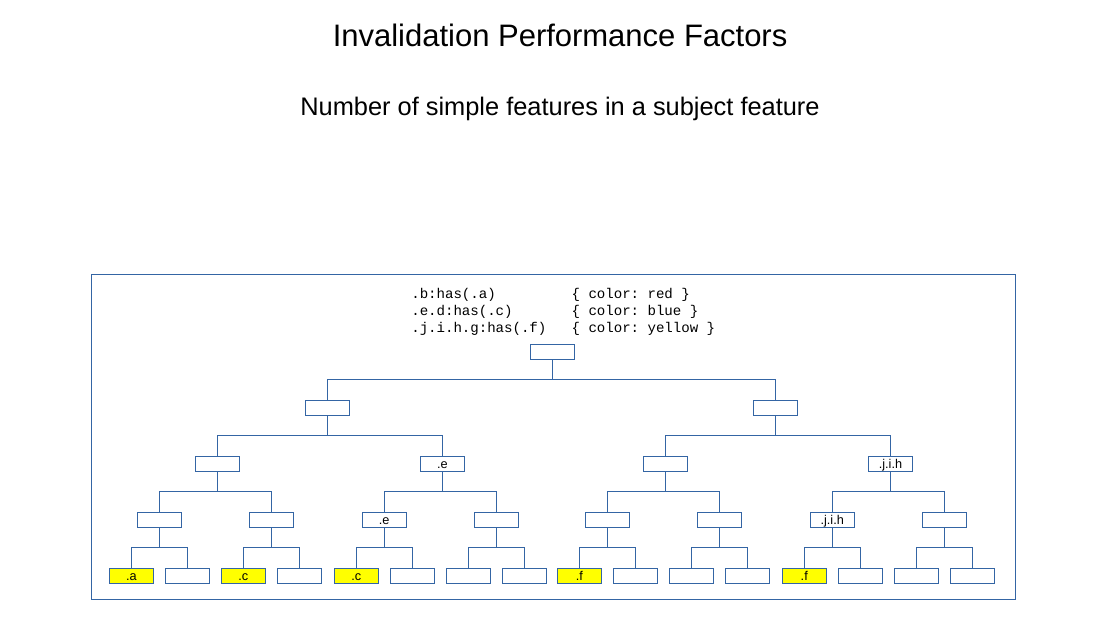
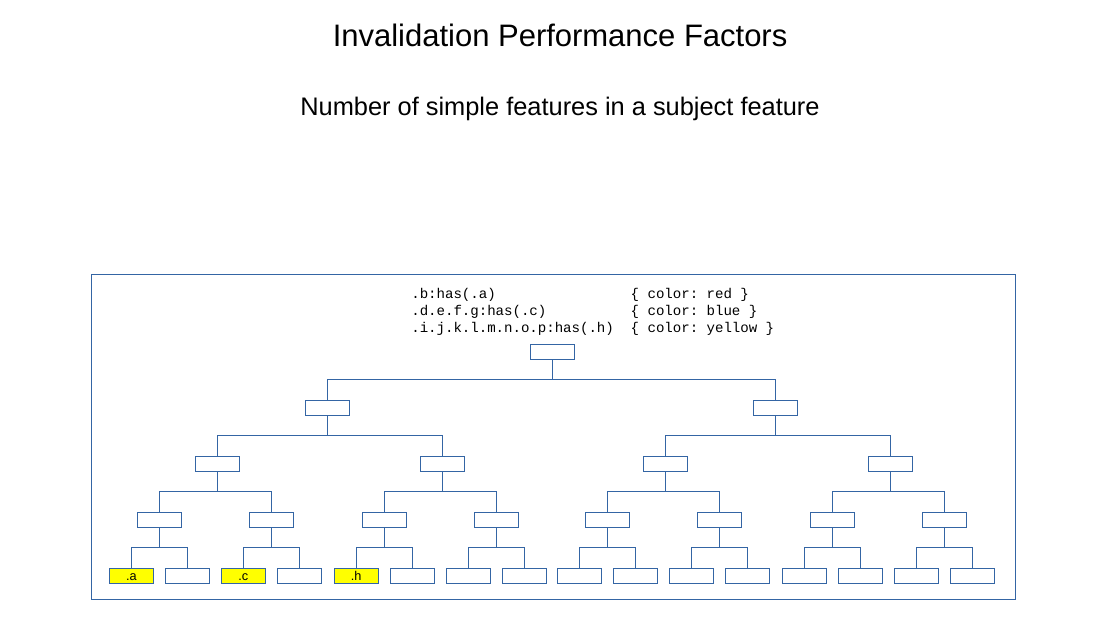
Before and after one commit to Igalia/explainers, a slide deck: slide 24 of css/has/images/has_invalidation.odp. Drawn at 1120x630 pixels with LibreOffice and Linux fonts; fonts in the diff are those of the drawing. Boxes give left, top, right and bottom in pixels: in the first picture for what was removed or moved away, otherwise in the second. Text is boxed around its words. In the diff, an @@ line names an element or a change of style, - is before the commit and + after.

```diff
--- a/css/has/images/has_invalidation.odp
+++ b/css/has/images/has_invalidation.odp
@@ text at bbox=[411, 288, 758, 335]: text changed @@
-.b:has(.a) { color: red }
-.e.d:has(.c) { color: blue }
-.j.i.h.g:has(.f) { color: yellow }
+.b:has(.a) { color: red }
+.d.e.f.g:has(.c) { color: blue }
+.i.j.k.l.m.n.o.p:has(.h) { color: yellow }
@@ text in rectangle at bbox=[437, 461, 448, 468]: text removed @@
-.e
@@ text in rectangle at bbox=[879, 458, 902, 471]: text removed @@
-.j.i.h
@@ text in rectangle at bbox=[379, 517, 390, 524]: text removed @@
-.e
@@ text in rectangle at bbox=[821, 514, 844, 527]: text removed @@
-.j.i.h
@@ rectangle at bbox=[558, 568, 602, 582]: fill #FFFF00 to #FFFFFF @@
@@ rectangle at bbox=[783, 568, 826, 582]: fill #FFFF00 to #FFFFFF @@
@@ text in rectangle at bbox=[351, 570, 362, 580]: text changed @@
-.c
+.h
@@ text in rectangle at bbox=[576, 571, 583, 580]: text removed @@
-.f
@@ text in rectangle at bbox=[801, 571, 808, 580]: text removed @@
-.f
```
Also in this commit, not shown: 2 other slides changed, 29 other files.
